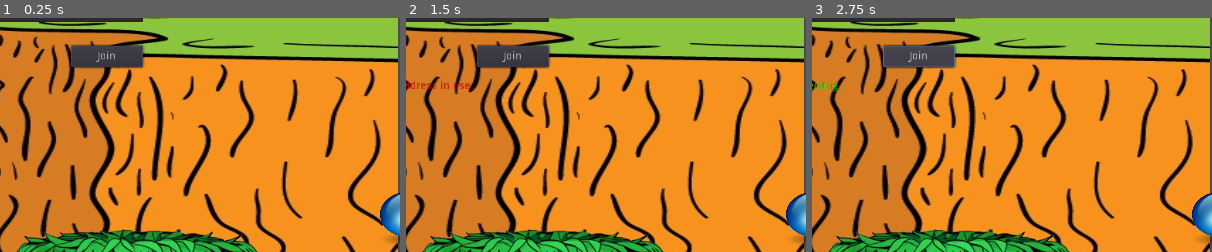
Above: before the commit, frames 1-3 (left to right).
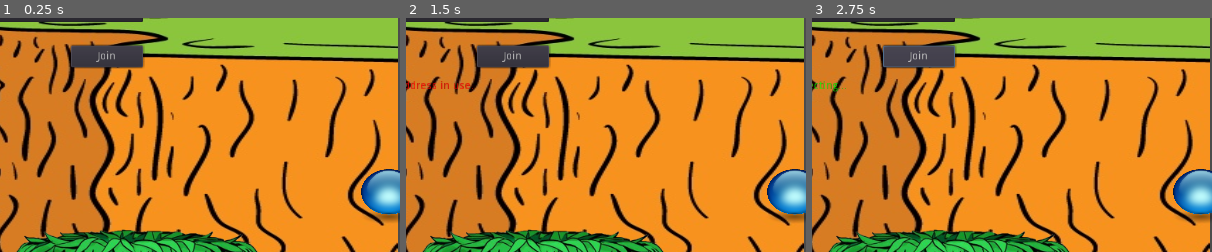
Above: after the commit, the same moments.

Repository: NykolaR/ggj2018
Game: Godot game, scene res://lobby.tscn
Two runs of this game, one before a commit and one after it. Both use one fixed random seed, a clock stepped at 60 frames per second and the inputs below.
Inputs (mouse positions are % of the whole screen's width and height, from its top left):
- Up to frame 1 (0.25 s): no input
- Up to frame 2 (1.5 s): tap Enter at 0.5 s; move the mouse to (72, 45) at 0.52 s; hold Right (right) 0.53-1.25 s; click (72, 45) at 0.6 s; tap Space (jump) at 0.77 s; click "Host" at 1.25 s
- Up to frame 3 (2.75 s): click "Join" at 2 s
The pictures show only the part of the screen within x 50-100%, y 36-86%; the shares and areas given below are measured in that part.

The runs differ from the first frame. In frame 1, 2.1% of the frame differs, in the area x 90-100%, y 64-97%; in frame 2, 2.1%; in frame 3, 2.1%.

Commit message:
I promise i didnt break it

Diff:
--- a/Open_Animation/AnimationPlayer.tres
+++ b/Open_Animation/AnimationPlayer.tres
@@ -7,7 +7,7 @@
 loop = true
 step = 0.1
 tracks/0/type = "value"
-tracks/0/path = NodePath("Sprite:position")
+tracks/0/path = NodePath("../Sprite:position")
 tracks/0/interp = 1
 tracks/0/loop_wrap = true
 tracks/0/imported = false
@@ -19,7 +19,7 @@
 "values": [ Vector2( -54.2203, 466.506 ), Vector2( 538.903, 387.604 ), Vector2( 1093.94, 485.551 ), Vector2( 1648.64, 527.723 ), Vector2( 521.218, 383.523 ), Vector2( -59.6617, 478.749 ) ]
 }
 tracks/1/type = "value"
-tracks/1/path = NodePath("Sprite:rotation_degrees")
+tracks/1/path = NodePath("../Sprite:rotation_degrees")
 tracks/1/interp = 1
 tracks/1/loop_wrap = true
 tracks/1/imported = false
--- a/lobby.tscn
+++ b/lobby.tscn
@@ -1,10 +1,12 @@
-[gd_scene load_steps=6 format=2]
+[gd_scene load_steps=8 format=2]
 
 [ext_resource path="res://lobby.gd" type="Script" id=1]
-[ext_resource path="res://Open_Animation/cliff.png" type="Texture" id=2]
-[ext_resource path="res://Open_Animation/Title.png" type="Texture" id=3]
-[ext_resource path="res://Open_Animation/Title2.png" type="Texture" id=4]
-[ext_resource path="res://Open_Animation/AnimationPlayer.tscn" type="PackedScene" id=5]
+[ext_resource path="res://Open_Animation/AnimationPlayer.tres" type="Animation" id=2]
+[ext_resource path="res://Open_Animation/cliff.png" type="Texture" id=3]
+[ext_resource path="res://Open_Animation/Title.png" type="Texture" id=4]
+[ext_resource path="res://Open_Animation/Title2.png" type="Texture" id=5]
+[ext_resource path="res://Open_Animation/Flip_platform.png" type="Texture" id=6]
+[ext_resource path="res://Open_Animation/orb-png-11.png" type="Texture" id=7]
 
 [node name="lobby" type="Control" index="0"]
 
@@ -21,7 +23,19 @@
 size_flags_vertical = 1
 script = ExtResource( 1 )
 
-[node name="title" type="Label" parent="." index="0"]
+[node name="AnimationPlayer" type="AnimationPlayer" parent="." index="0"]
+
+root_node = NodePath("")
+autoplay = "New Anim"
+playback_process_mode = 1
+playback_default_blend_time = 0.0
+playback_speed = 1.0
+"anims/New Anim" = ExtResource( 2 )
+blend_times = [  ]
+autoplay = "New Anim"
+_sections_unfolded = [ "Playback Options" ]
+
+[node name="title" type="Label" parent="." index="1"]
 
 anchor_left = 0.0
 anchor_top = 0.0
@@ -43,7 +57,7 @@
 max_lines_visible = -1
 _sections_unfolded = [ "Rect" ]
 
-[node name="panel" type="TextureRect" parent="." index="1"]
+[node name="panel" type="TextureRect" parent="." index="2"]
 
 anchor_left = 0.0
 anchor_top = 0.0
@@ -201,18 +215,25 @@
 [node name="Title" type="Sprite" parent="panel" index="6"]
 
 position = Vector2( 447.973, 246.34 )
-texture = ExtResource( 3 )
+texture = ExtResource( 4 )
 
 [node name="Title2" type="Sprite" parent="panel/Title" index="0"]
 
 position = Vector2( 228.359, -78.5752 )
 rotation = 0.300346
-texture = ExtResource( 4 )
-
-[node name="AnimationPlayer" parent="." index="2" instance=ExtResource( 5 )]
-
-autoplay = "New Anim"
-autoplay = "New Anim"
+texture = ExtResource( 5 )
+
+[node name="Platform" type="Sprite" parent="." index="3"]
+
+position = Vector2( 688.349, 571.357 )
+texture = ExtResource( 6 )
+_sections_unfolded = [ "Animation" ]
+
+[node name="Sprite" type="Sprite" parent="." index="4"]
+
+position = Vector2( 1009.79, 446.013 )
+scale = Vector2( 0.106388, 0.0867627 )
+texture = ExtResource( 7 )
 
 [connection signal="pressed" from="panel/host" to="." method="_on_host_pressed"]
 
Not shown: 1 places in lobby.tscn that only renumber resources
